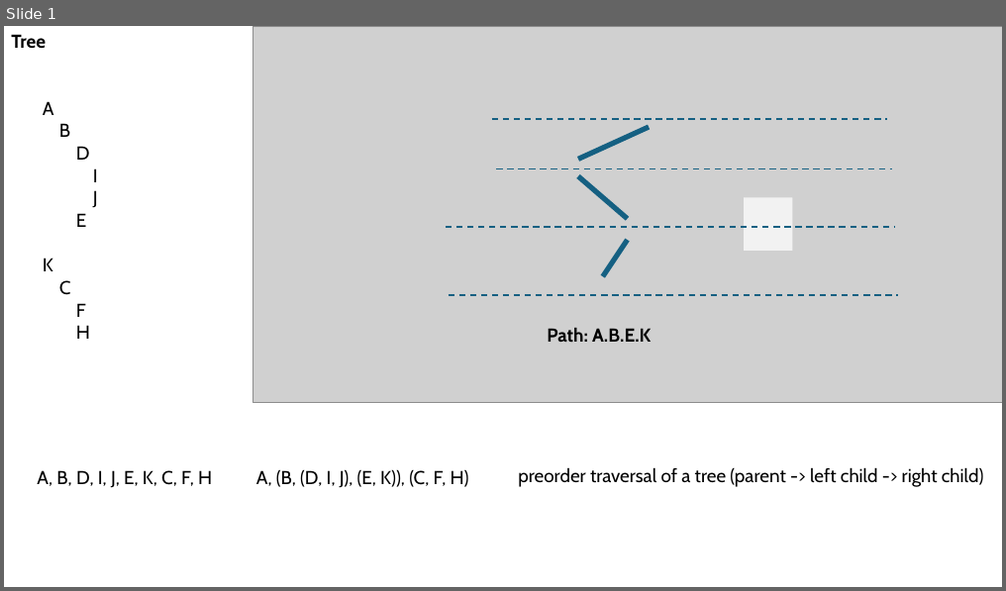
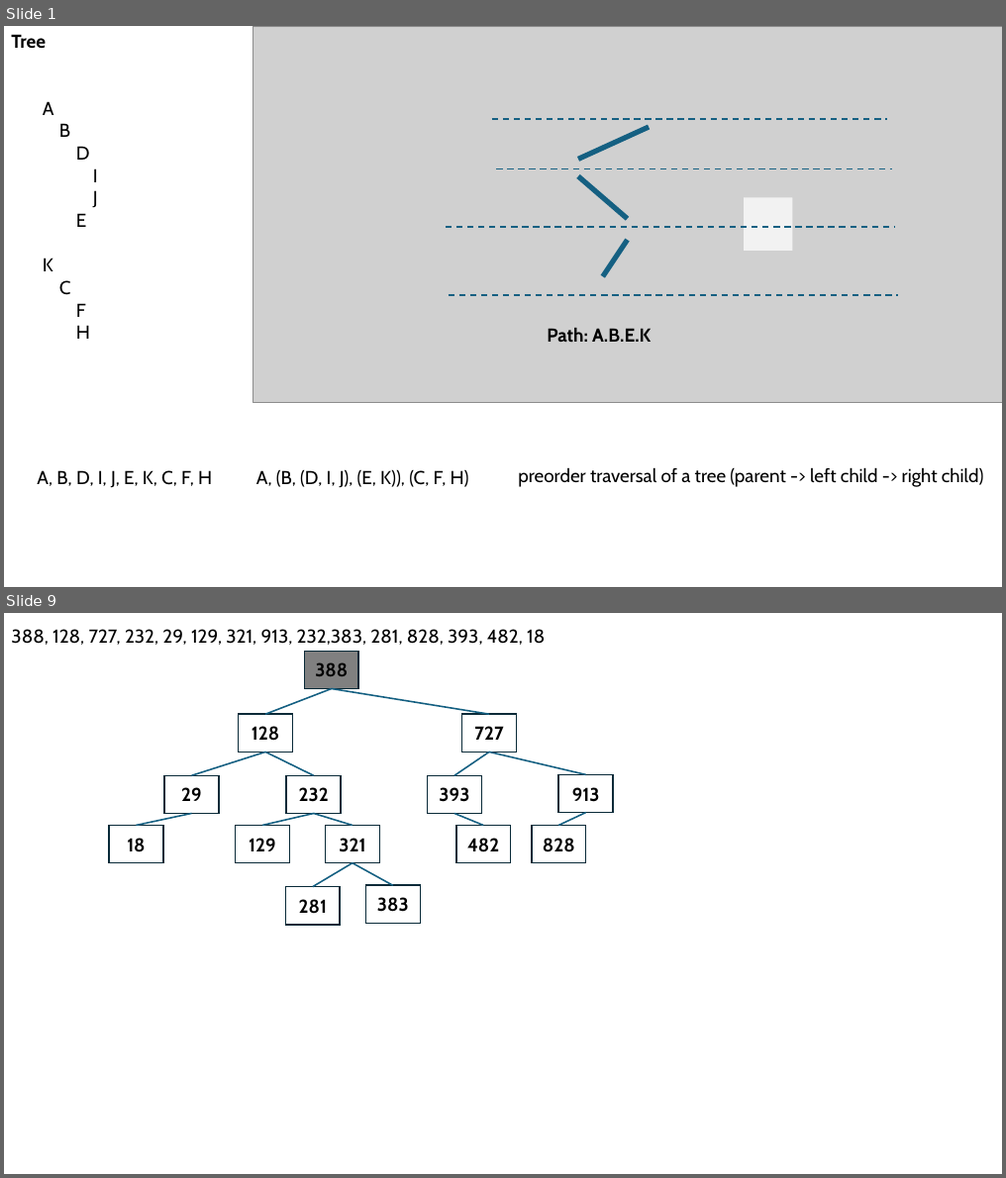
Before and after one commit to mo-mosverkstad/my_data_structure, a slide deck: ppt/dataStructure.pptx. Shown one above the other, each under a label of ours: slide 1 before the commit, slides 1 and 9 after it; the slides between them are not shown. The pictures are 1006x591 and 1006x1178 pixels, drawn with LibreOffice and Linux fonts; fonts in the diff are those of the drawing; grey boxes stand for pictures. Boxes give left, top, right and bottom in pixels: in the first picture for what was removed or moved away, otherwise in the second. Text is boxed around its words. In the diff, an @@ line names an element or a change of style, - is before the commit and + after.

```diff
--- a/ppt/dataStructure.pptx
+++ b/ppt/dataStructure.pptx
@@ slide 9 added at <box>4,613,1002,1174</box>, background #FFFFFF @@
@@ text added at <box>11,629,545,645</box>, 18 pt, text #000000 @@
+388, 128, 727, 232, 29, 129, 321, 913, 232,383, 281, 828, 393, 482, 18
@@ rectangle added at <box>304,652,358,689</box>, fill #808080, outline #092A39 1.5 pt, 18 pt, text #000000, bold @@
+388
@@ line added from (332, 688) to (265, 714), #156082 1.5 pt @@
@@ line added from (332, 688) to (489, 714), #156082 1.5 pt @@
@@ rectangle added at <box>239,714,293,753</box>, outline #092A39 1.5 pt, 18 pt, text #000000, bold @@
+128
@@ rectangle added at <box>462,714,517,753</box>, outline #092A39 1.5 pt, 18 pt, text #000000, bold @@
+727
@@ line added from (265, 753) to (192, 775), #156082 1.5 pt @@
@@ line added from (265, 753) to (314, 775), #156082 1.5 pt @@
@@ line added from (489, 753) to (454, 775), #156082 1.5 pt @@
@@ line added from (489, 753) to (586, 774), #156082 1.5 pt @@
@@ rectangle added at <box>164,775,219,814</box>, outline #092A39 1.5 pt, 18 pt, text #000000, bold @@
+29
@@ rectangle added at <box>286,775,341,814</box>, outline #092A39 1.5 pt, 18 pt, text #000000, bold @@
+232
@@ rectangle added at <box>427,775,481,814</box>, outline #092A39 1.5 pt, 18 pt, text #000000, bold @@
+393
@@ rectangle added at <box>558,774,614,813</box>, outline #092A39 1.5 pt, 18 pt, text #000000, bold @@
+913
@@ line added from (192, 814) to (136, 826), #156082 1.5 pt @@
@@ line added from (314, 814) to (262, 826), #156082 1.5 pt @@
@@ line added from (352, 826) to (314, 814), #156082 1.5 pt @@
@@ line added from (454, 814) to (483, 826), #156082 1.5 pt @@
@@ line added from (586, 813) to (558, 826), #156082 1.5 pt @@
@@ rectangle added at <box>109,826,163,863</box>, outline #092A39 1.5 pt, 18 pt, text #000000, bold @@
+18
@@ rectangle added at <box>236,826,290,863</box>, outline #092A39 1.5 pt, 18 pt, text #000000, bold @@
+129
@@ rectangle added at <box>325,826,380,863</box>, outline #092A39 1.5 pt, 18 pt, text #000000, bold @@
+321
@@ rectangle added at <box>456,826,511,863</box>, outline #092A39 1.5 pt, 18 pt, text #000000, bold @@
+482
@@ rectangle added at <box>532,826,586,863</box>, outline #092A39 1.5 pt, 18 pt, text #000000, bold @@
+828
@@ line added from (352, 863) to (313, 887), #156082 1.5 pt @@
@@ line added from (352, 863) to (393, 885), #156082 1.5 pt @@
@@ rectangle added at <box>285,887,341,925</box>, outline #092A39 1.5 pt, 18 pt, text #000000, bold @@
+281
@@ rectangle added at <box>365,885,420,924</box>, outline #092A39 1.5 pt, 18 pt, text #000000, bold @@
+383
```
Also in this commit, not shown: 1 slide changed, 9 other slides added, 6 other files.
